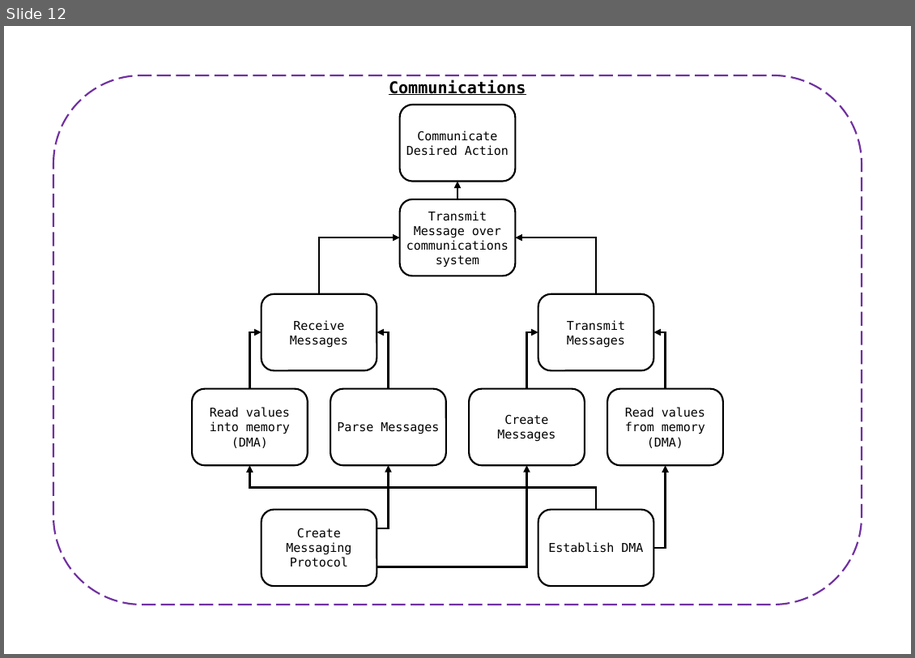
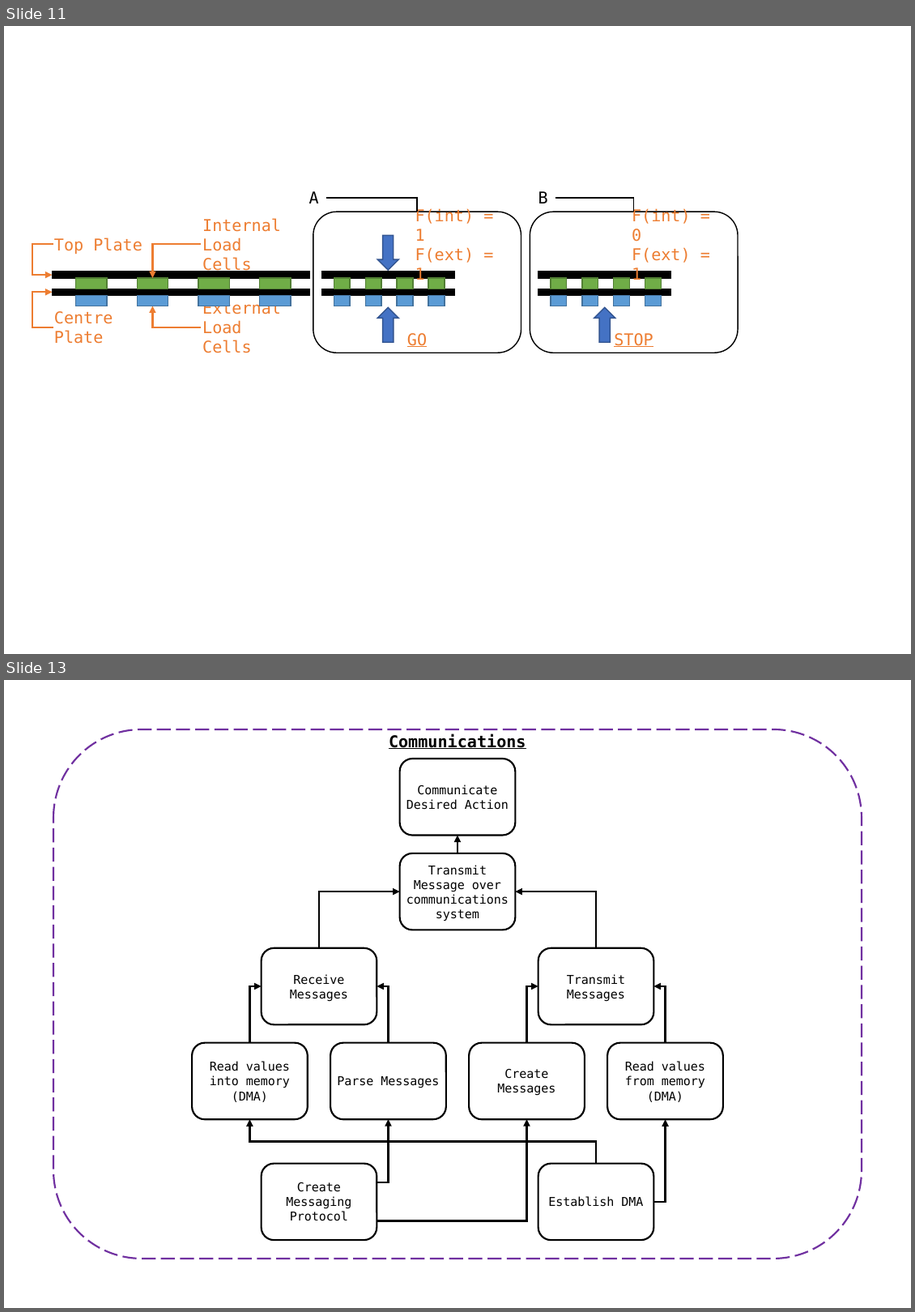
Before and after one commit to samuelwilliams413/METR4901, a slide deck: Documentation/FuncDecomp.pptx. Shown one above the other, each under a label of ours: slide 12 before the commit, slides 11 and 13 after it; the slides between them are not shown. The pictures are 915x658 and 915x1312 pixels, drawn with LibreOffice and Linux fonts; fonts in the diff are those of the drawing. Boxes give left, top, right and bottom in pixels: in the first picture for what was removed or moved away, otherwise in the second. Text is boxed around its words. In the diff, an @@ line names an element or a change of style, - is before the commit and + after.

```diff
--- a/Documentation/FuncDecomp.pptx
+++ b/Documentation/FuncDecomp.pptx
@@ slide 11 added at [4,26,911,654], background #FFFFFF @@
@@ group added at [32,191,738,353]: 30 rectangles, 10 rounded rectangles, 4 elbow arrows, 3 down arrows, 2 texts, 2 elbow lines @@
+External Load Cells
+Internal Load Cells
+Centre Plate
+Top Plate
+F(int) = 1
+F(ext) = 1
+F(int) = 0
+F(ext) = 1
+A
+B
+GO
+STOP
@@ what was slide 12 is now slide 13 @@
```
Also in this commit, not shown: 1 slide changed, 2 other files.
